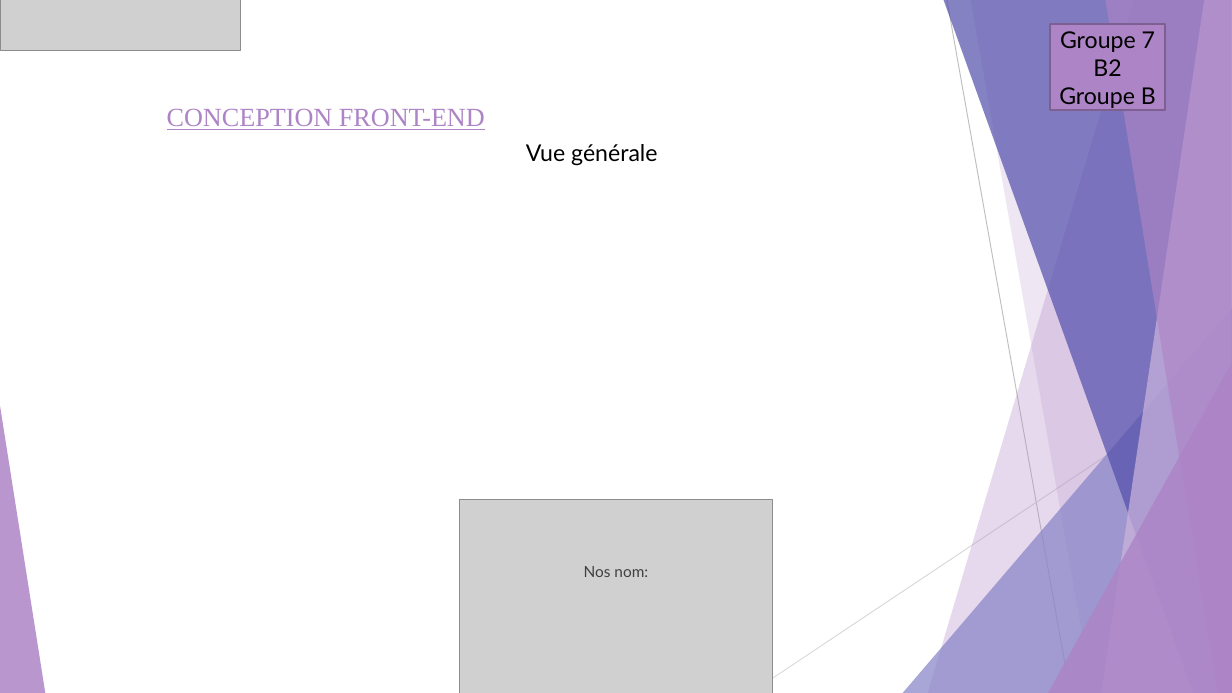
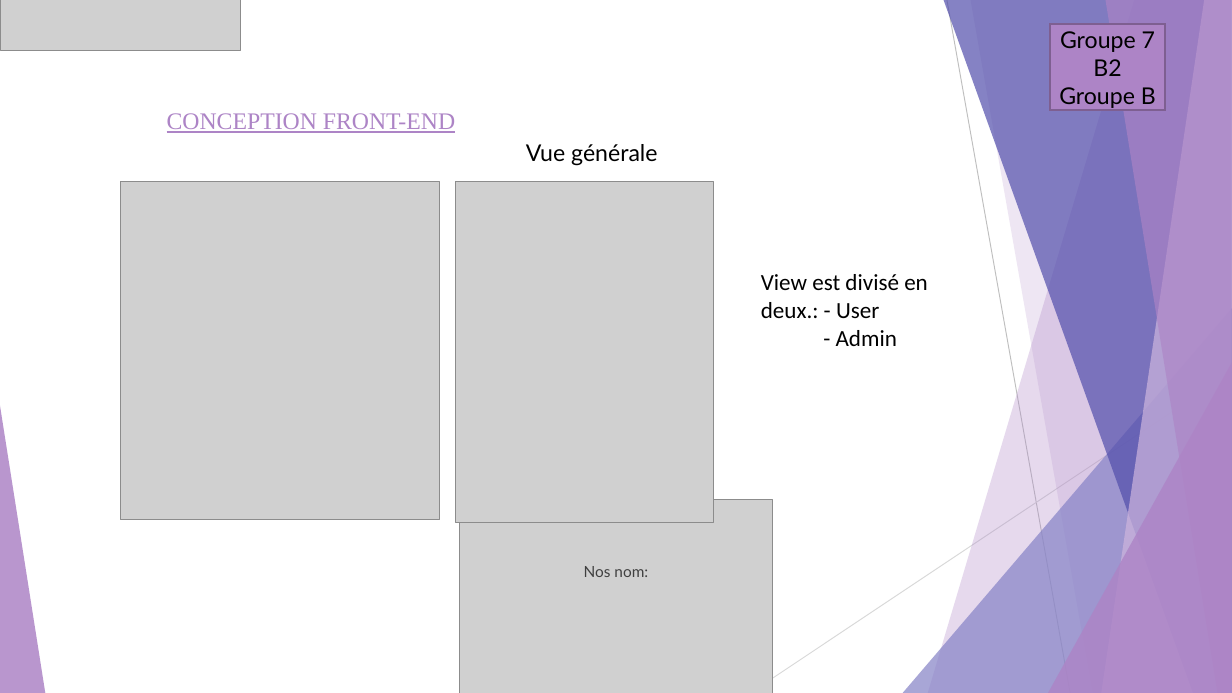
Before and after one commit to Ntumba21/tech1, a slide deck: slide 7 of doc/slide PROJET TECHNOLOGIQUE.odp (slide 6 before the commit). Drawn at 1232x693 pixels with LibreOffice and Linux fonts; fonts in the diff are those of the drawing; grey boxes stand for pictures. Boxes give left, top, right and bottom in pixels: in the first picture for what was removed or moved away, otherwise in the second. Text is boxed around its words. In the diff, an @@ line names an element or a change of style, - is before the commit and + after.

```diff
--- a/doc/slide PROJET TECHNOLOGIQUE.odp
+++ b/doc/slide PROJET TECHNOLOGIQUE.odp
@@ title "CONCEPTION FRONT-END" at [167,113,455,133]: size 20.4 to 18.5 pt; line spacing 0.8 to 0.9 @@
@@ picture added at [120,181,440,519] @@
@@ picture added at [456,181,713,523] @@
@@ text added at [761,274,928,346], 18 pt, text #000000 @@
+View est divisé en deux.: - User
+- Admin
```
Also in this commit, not shown: 9 other slides changed, 1 slide added, 1 other file.
